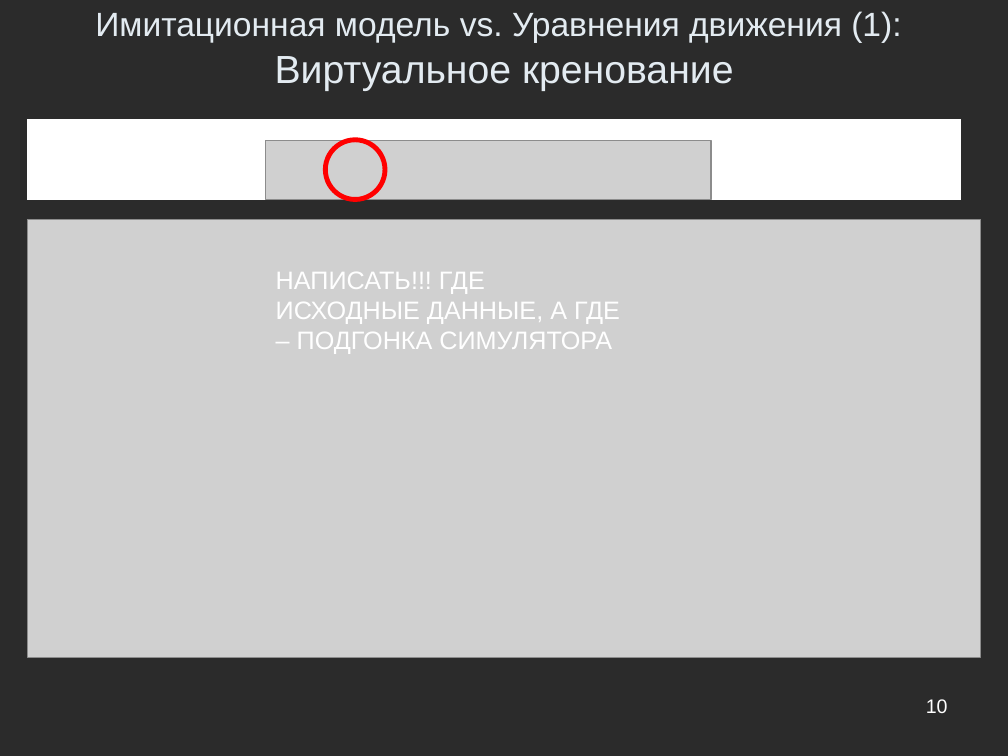
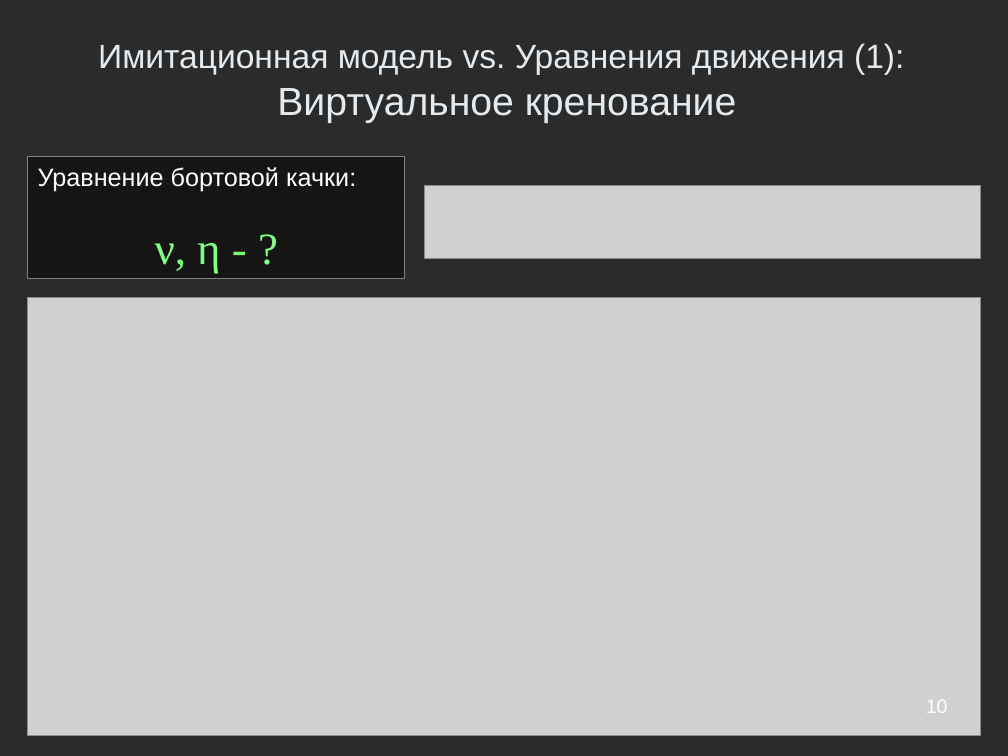
Before and after one commit to Jacobi20/nano-vis, a slide deck: slide 10 of ship_sim/docs/conf_hpc2010/hpc2010_navy_2.ppt. Drawn at 1008x756 pixels with LibreOffice and Linux fonts; fonts in the diff are those of the drawing; grey boxes stand for pictures; background and template pictures are left out; a plain dark background stands for a picture behind light text. Boxes give left, top, right and bottom in pixels: in the first picture for what was removed or moved away, otherwise in the second. Text is boxed around its words. In the diff, an @@ line names an element or a change of style, - is before the commit and + after.

```diff
--- a/ship_sim/docs/conf_hpc2010/hpc2010_navy_2.ppt
+++ b/ship_sim/docs/conf_hpc2010/hpc2010_navy_2.ppt
@@ title "Имитационная модель vs. Уравнения движения ..." moved from (x1=95, y1=11, x2=901, y2=91) to (x1=98, y1=43, x2=904, y2=123) @@
@@ rectangle removed at (x1=27, y1=120, x2=960, y2=200) @@
@@ ellipse removed at (x1=326, y1=140, x2=385, y2=200) @@
@@ rectangle added at (x1=27, y1=156, x2=404, y2=278), fill #000000 at 50% opacity, outline #808080 0.74 pt, 18 pt, text #FFFFFF @@
+Уравнение бортовой качки:
+ν, η - ?
@@ picture resized from (x1=266, y1=140, x2=712, y2=200) to (x1=424, y1=185, x2=980, y2=259) @@
@@ picture moved from (x1=27, y1=220, x2=980, y2=657) to (x1=27, y1=297, x2=980, y2=735) @@
@@ text removed at (x1=276, y1=272, x2=620, y2=354) @@
-НАПИСАТЬ!!! ГДЕ ИСХОДНЫЕ ДАННЫЕ, А ГДЕ – ПОДГОНКА СИМУЛЯТОРА
```
Also in this commit, not shown: 10 other slides changed, 2 slides added, 2 slides removed.
